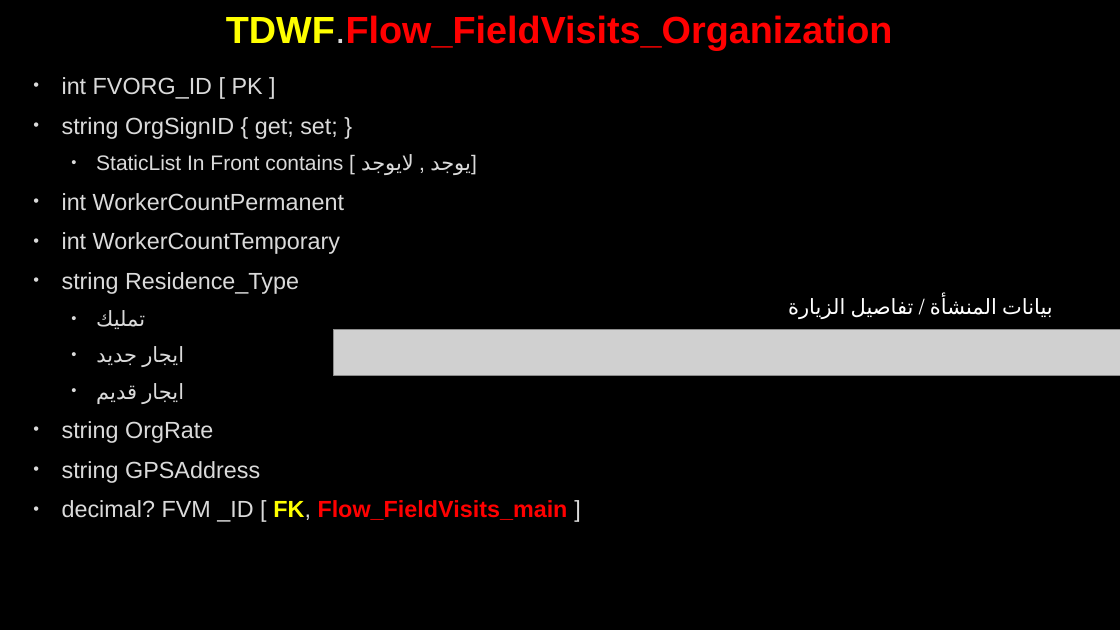
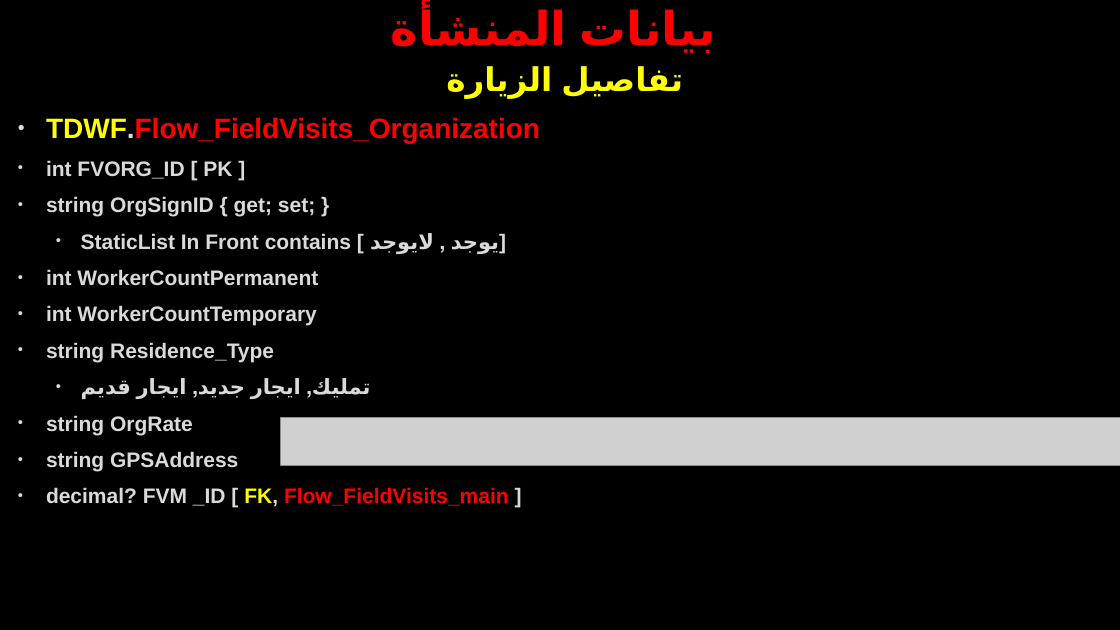
Before and after one commit to AhmedMohamedSamir1/Summary, a slide deck: slide 55 of Dot Net/Business.pptx (slide 58 before the commit). Drawn at 1120x630 pixels with LibreOffice and Linux fonts; fonts in the diff are those of the drawing; grey boxes stand for pictures; background and template pictures are left out. Boxes give left, top, right and bottom in pixels: in the first picture for what was removed or moved away, otherwise in the second. Text is boxed around its words. In the diff, an @@ line names an element or a change of style, - is before the commit and + after.

```diff
--- a/Dot Net/Business.pptx
+++ b/Dot Net/Business.pptx
@@ title at (580, 9, 716, 53): text changed; size 32.4 to 40 pt @@
-TDWF.Flow_FieldVisits_Organization
+بيانات المنشأة
@@ text "تفاصيل الزيارة": place and size @@
-text "تفاصيل الزيارة" at (62, 77, 568, 522)
+text "تفاصيل الزيارة" at (46, 66, 683, 507)
@@ text at (46, 66, 683, 143): paragraphs added @@
+تفاصيل الزيارة
+• TDWF.Flow_FieldVisits_Organization
@@ text at (46, 160, 509, 507): size 20 to 18 pt in "int FVORG_ID [ PK ]", "string OrgSignID { get; set; }", "int WorkerCountPermanent", "int WorkerCountTemporary" and 4 more places; bold on in "int FVORG_ID [ PK ]", "string OrgSignID { get; set; }", "StaticList In Front contains [ يوجد , ...", "int WorkerCountPermanent" and 5 more places @@
@@ text removed at (1002, 298, 1053, 317) @@
-بيانات المنشأة / تفاصيل الزيارة
@@ picture removed at (334, 329, 1120, 376) @@
@@ text at (137, 378, 301, 399): text changed; bold on @@
-  • تمليك
-  • ايجار جديد
-  • ايجار قديم
+  • تمليك, ايجار جديد, ايجار قديم
@@ picture added at (281, 418, 1120, 466) @@
```
Also in this commit, not shown: 27 other slides changed, 64 slides added, 16 slides removed, 8 other files.
